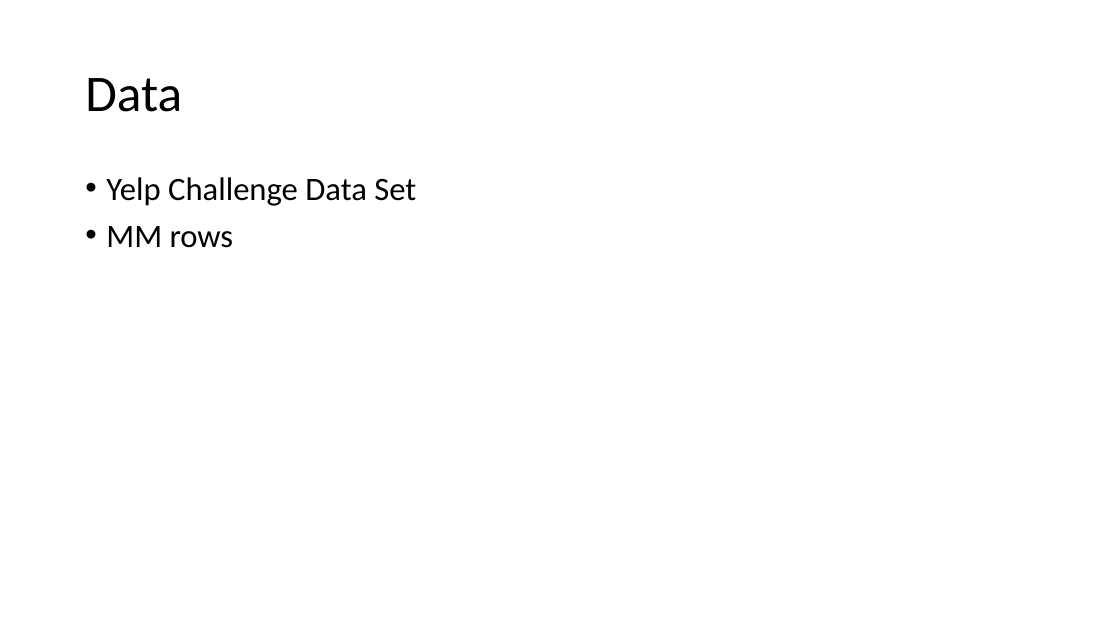
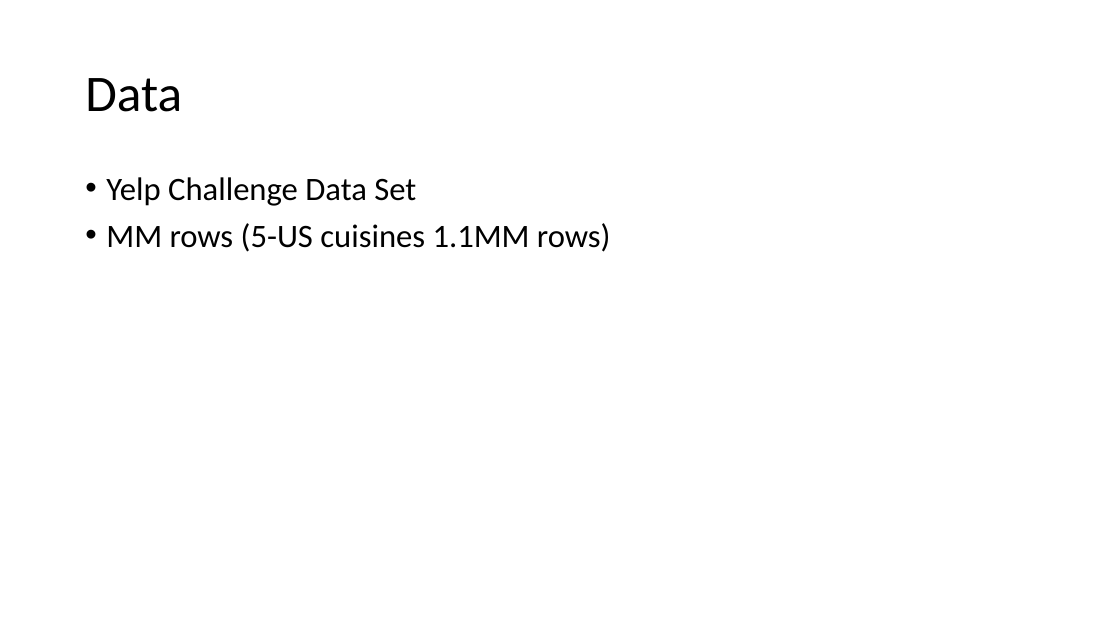
Before and after one commit to nReyna/capstone-VeCan-or-VeCant, a slide deck: slide 3 of PrestOutline.pptx. Drawn at 1120x630 pixels with LibreOffice and Linux fonts; fonts in the diff are those of the drawing. Boxes give left, top, right and bottom in pixels: in the first picture for what was removed or moved away, otherwise in the second. Text is boxed around its words. In the diff, an @@ line names an element or a change of style, - is before the commit and + after.

```diff
--- a/PrestOutline.pptx
+++ b/PrestOutline.pptx
@@ text at [106, 223, 611, 252]: text changed @@
-• MM rows
+• MM rows (5-US cuisines 1.1MM rows)
```
Also in this commit, not shown: 3 other slides changed.
